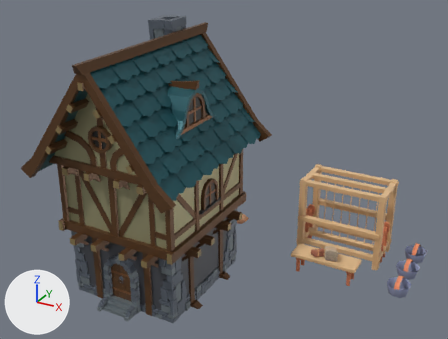
The glTF model roblox-games/mare-essentia/assets/inbox-hold/london_workshop_wool.glb as it was, and as the next commit left it.
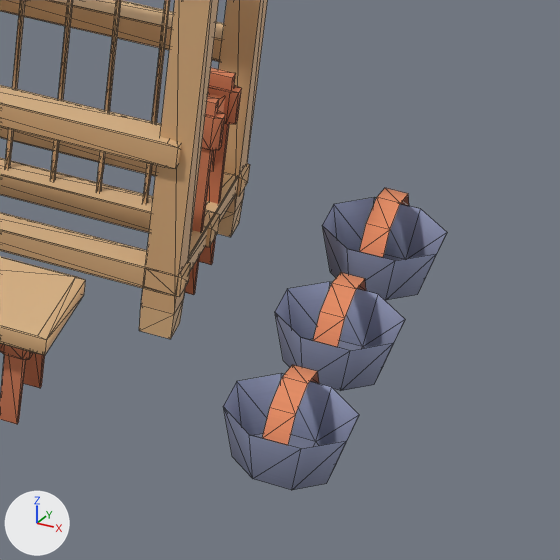
Each version appears first whole from a camera (50 mm lens) standing at (14.14, -29.87, 21.13) and looking at (-1.16, -2.05, 7.22), and next in a close-up on the part from 77% to 100% of the width and 62% to 92% of the height. Lighting does not change. The marker at lower left points along +X, +Y and +Z. The first two pictures are the older version. The close-ups show mesh edges as thin lines. Where no turn or scale is listed for an object, it has been applied to the vertices.

Before the edit, the objects in view are built like this:
```python
me_wood_plank_a = bpy.data.meshes.new('Wood_Plank_A')
me_wood_plank_a.from_pydata(...)  # 16 vertices, 28 faces; spans x -0.2..0.2, y -0.75..0.75, z 0.0..0.15
me_wood_plank_a.materials.append(mat_resource)  # picture img_resource_bits_texture
ob_reed_lower_support = bpy.data.objects.new('Reed lower support', me_wood_plank_a)
ob_reed_lower_support.location = (4.0, 4.7, 0.55)
ob_reed_lower_support.scale = (13.6, 0.24, 1.87)
ob_wood_plank_a_005 = bpy.data.objects.new('Wood_Plank_A.005', me_wood_plank_a)
ob_wood_plank_a_005.parent = ob_loom_cross_rail_001
ob_wood_plank_a_005.location = (0.0, 0.0, 0.0)
ob_wood_plank_a_019 = bpy.data.objects.new('Wood_Plank_A.019', me_wood_plank_a)
ob_wood_plank_a_019.parent = ob_reed_slat_005
ob_wood_plank_a_019.location = (0.0, 0.0, 0.0)
# also in view: 'Wood_Plank_A.002' at (6.5, 6.0, 2.5); 'bucket.002' at (8.4, 1.6, 0.5); 'bucket.001' at (8.4, 3.7, 0.5); 'Wood_Plank_A.013' at (4.0, 3.4, 2.35); 'Wood_Plank_A.010' at (6.5, 4.75, 0.69)
```
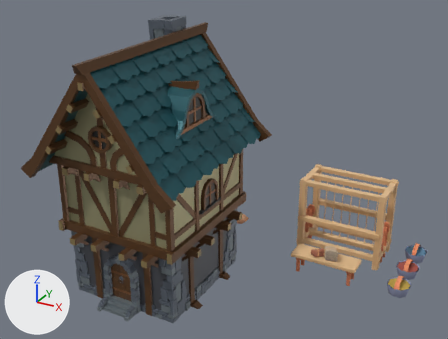
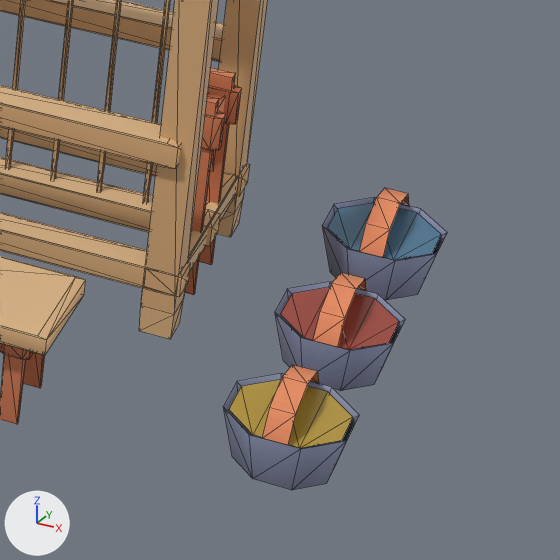
The change, as a list of edits to the scene's bpy script:
```text
Add mat_weld_yellow_dye_liquid:
    mat_weld_yellow_dye_liquid = principled_material('Weld yellow dye liquid')
    mat_weld_yellow_dye_liquid.base_color = (0.48, 0.32, 0.045)  # yellow #b8993c
    mat_weld_yellow_dye_liquid.roughness = 0.3
Add mat_madder_red_dye_liquid:
    mat_madder_red_dye_liquid = principled_material('Madder red dye liquid')
    mat_madder_red_dye_liquid.base_color = (0.36, 0.065, 0.045)  # red #a2483c
    mat_madder_red_dye_liquid.roughness = 0.3
Add mat_woad_blue_dye_liquid:
    mat_woad_blue_dye_liquid = principled_material('Woad blue dye liquid')
    mat_woad_blue_dye_liquid.base_color = (0.075, 0.19, 0.31)  # blue #4d7997
    mat_woad_blue_dye_liquid.roughness = 0.3
Add me_weld_yellow_original_bucket_interior_surface:
    me_weld_yellow_original_bucket_interior_surface.from_pydata([(0.245, -0.59, 0.0), (0.59, 0.245, 0.0), (0.59, -0.245, 0.0), (0.245, 0.59, 0.0), (-0.245, 0.59, 0.0), (-0.245, -0.59, 0.0), (-0.59, 0.245, 0.0), (-0.59, -0.245, 0.0)], [], [(2, 1, 0), (3, 0, 1), (4, 0, 3), (5, 0, 4), (6, 5, 4), (7, 5, 6)])
    me_weld_yellow_original_bucket_interior_surface.materials.append(mat_weld_yellow_dye_liquid)  # yellow #b8993c
Add me_madder_red_original_bucket_interior_surface:
    me_madder_red_original_bucket_interior_surface.from_pydata([(0.245, -0.59, 0.0), (0.59, 0.245, 0.0), (0.59, -0.245, 0.0), (0.245, 0.59, 0.0), (-0.245, 0.59, 0.0), (-0.245, -0.59, 0.0), (-0.59, 0.245, 0.0), (-0.59, -0.245, 0.0)], [], [(2, 1, 0), (3, 0, 1), (4, 0, 3), (5, 0, 4), (6, 5, 4), (7, 5, 6)])
    me_madder_red_original_bucket_interior_surface.materials.append(mat_madder_red_dye_liquid)  # red #a2483c
Add me_woad_blue_original_bucket_interior_surface:
    me_woad_blue_original_bucket_interior_surface.from_pydata([(0.245, -0.59, 0.0), (0.59, 0.245, 0.0), (0.59, -0.245, 0.0), (0.245, 0.59, 0.0), (-0.245, 0.59, 0.0), (-0.245, -0.59, 0.0), (-0.59, 0.245, 0.0), (-0.59, -0.245, 0.0)], [], [(2, 1, 0), (3, 0, 1), (4, 0, 3), (5, 0, 4), (6, 5, 4), (7, 5, 6)])
    me_woad_blue_original_bucket_interior_surface.materials.append(mat_woad_blue_dye_liquid)  # blue #4d7997
Change ob_reed_lower_support:
    ob_reed_lower_support.location: (4.0, 4.7, 0.55) -> (4.0, 4.72, 0.55)
Add ob_weld_yellow_dye_surface:
    ob_weld_yellow_dye_surface = bpy.data.objects.new('Weld yellow dye surface', me_weld_yellow_original_bucket_interior_surface)
    ob_weld_yellow_dye_surface.location = (8.4, 1.6, 0.59)
Add ob_madder_red_dye_surface:
    ob_madder_red_dye_surface = bpy.data.objects.new('Madder red dye surface', me_madder_red_original_bucket_interior_surface)
    ob_madder_red_dye_surface.location = (8.4, 3.7, 0.59)
Add ob_woad_blue_dye_surface:
    ob_woad_blue_dye_surface = bpy.data.objects.new('Woad blue dye surface', me_woad_blue_original_bucket_interior_surface)
    ob_woad_blue_dye_surface.location = (8.4, 5.8, 0.59)
```

Changed parts and their boxes [x1, y1, x2, y2] in the close-ups (560 x 560 px):
'Reed lower support', moved
    before: [0, 158, 220, 247]
    after: [0, 157, 221, 246]
'Weld yellow dye surface', added (yellow)
    after: [229, 379, 353, 448]
'Madder red dye surface', added (red)
    after: [280, 287, 399, 350]
'Woad blue dye surface', added (blue)
    after: [327, 203, 441, 260]
